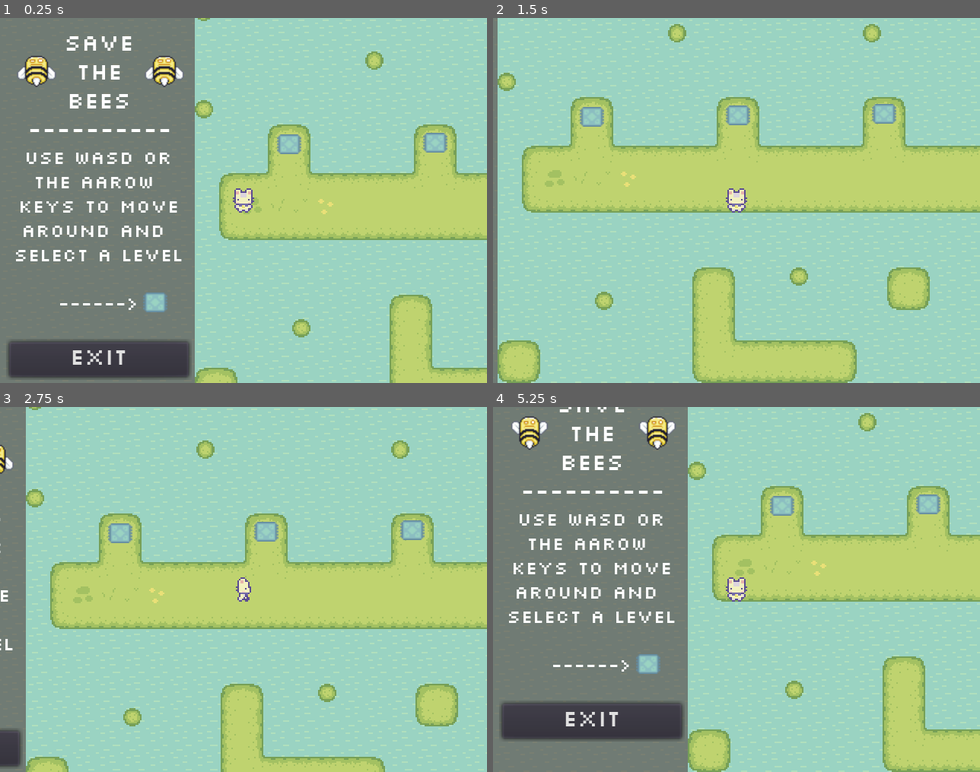
Above: before the commit, frames 1-4 (two rows, left to right).
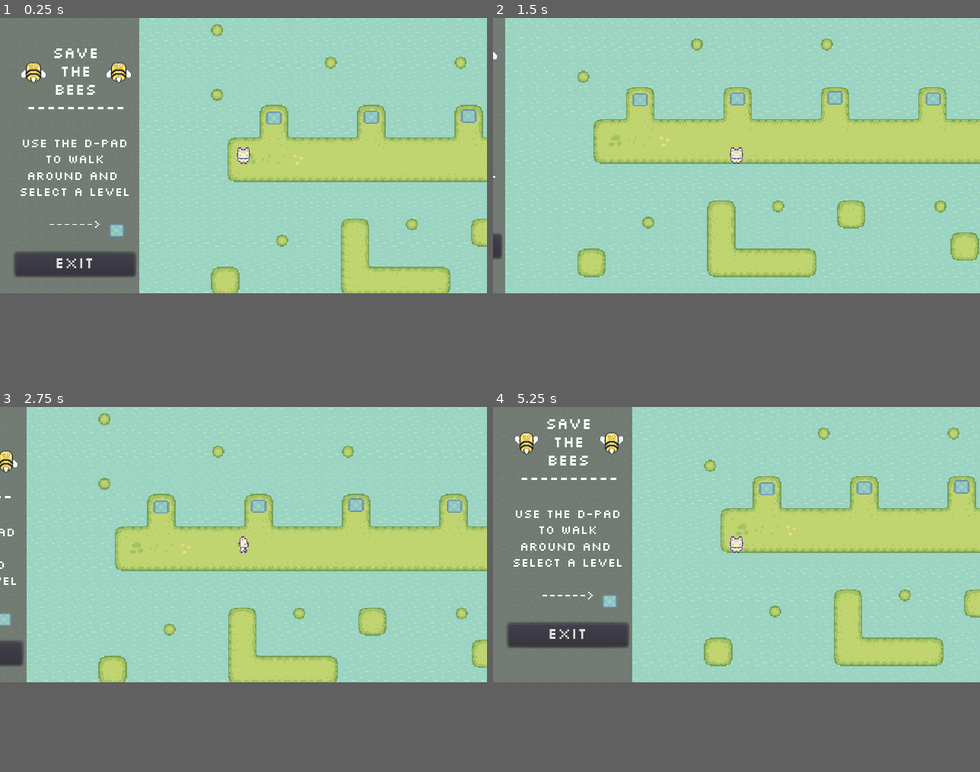
Above: after the commit, the same moments.

Repository: NathanKewley/godot_save_the_bees
Game: Godot game, scene res://scenes/levelSelect.tscn
The game is run twice, just before and just after one commit, with the same random seed, the same clock (stepped at 60 frames per second) and the same inputs.
Inputs:
- Up to frame 1 (0.25 s): no input
- Up to frame 2 (1.5 s): hold D (move_right) 0.53-1.28 s; hold S (move_down) from 1.28 s (still down)
- Up to frame 3 (2.75 s): tap Enter at 2 s; release S (move_down) at 2.03 s; hold D (move_right) from 2.03 s (still down)
- Up to frame 4 (5.25 s): release D (move_right) at 2.78 s; hold W (move_up) 2.78-3.53 s; hold A (move_left) 3.53-5.03 s; tap R (restart_level) at 5 s; hold S (move_down) from 5.03 s (still down)
In our replay, the window is 640x480 before the commit and 640x362 after it. These sizes can differ from the game's own. Grey fills any space a smaller window leaves; there, only what the larger window draws over its background counts as a difference.

The runs differ from the first frame. In frame 1, 45% of the frame differs, in the area x 0-100%, y 0-100%; in frame 2, 36%; in frame 3, 35%; in frame 4, 46%.

Commit message:
it works on psp omg

Diff:
--- a/project.godot
+++ b/project.godot
@@ -26,12 +26,17 @@
 
 [display]
 
-window/size/width=320
-window/size/height=240
+window/size/width=480
+window/size/height=272
 window/size/test_width=640
 window/size/test_height=480
 window/stretch/mode="2d"
 window/stretch/aspect="keep"
+
+[global]
+
+emulate=false
+version=false
 
 [gui]
 
@@ -43,37 +48,51 @@
 "deadzone": 0.5,
 "events": [ Object(InputEventKey,"resource_local_to_scene":false,"resource_name":"","device":0,"alt":false,"shift":false,"control":false,"meta":false,"command":false,"pressed":false,"scancode":0,"physical_scancode":87,"unicode":0,"echo":false,"script":null)
 , Object(InputEventKey,"resource_local_to_scene":false,"resource_name":"","device":0,"alt":false,"shift":false,"control":false,"meta":false,"command":false,"pressed":false,"scancode":0,"physical_scancode":16777232,"unicode":0,"echo":false,"script":null)
+, Object(InputEventJoypadButton,"resource_local_to_scene":false,"resource_name":"","device":0,"button_index":12,"pressure":0.0,"pressed":false,"script":null)
  ]
 }
 move_left={
 "deadzone": 0.5,
 "events": [ Object(InputEventKey,"resource_local_to_scene":false,"resource_name":"","device":0,"alt":false,"shift":false,"control":false,"meta":false,"command":false,"pressed":false,"scancode":0,"physical_scancode":65,"unicode":0,"echo":false,"script":null)
 , Object(InputEventKey,"resource_local_to_scene":false,"resource_name":"","device":0,"alt":false,"shift":false,"control":false,"meta":false,"command":false,"pressed":false,"scancode":0,"physical_scancode":16777231,"unicode":0,"echo":false,"script":null)
+, Object(InputEventJoypadButton,"resource_local_to_scene":false,"resource_name":"","device":0,"button_index":14,"pressure":0.0,"pressed":false,"script":null)
  ]
 }
 move_right={
 "deadzone": 0.5,
 "events": [ Object(InputEventKey,"resource_local_to_scene":false,"resource_name":"","device":0,"alt":false,"shift":false,"control":false,"meta":false,"command":false,"pressed":false,"scancode":0,"physical_scancode":68,"unicode":0,"echo":false,"script":null)
 , Object(InputEventKey,"resource_local_to_scene":false,"resource_name":"","device":0,"alt":false,"shift":false,"control":false,"meta":false,"command":false,"pressed":false,"scancode":0,"physical_scancode":16777233,"unicode":0,"echo":false,"script":null)
+, Object(InputEventJoypadButton,"resource_local_to_scene":false,"resource_name":"","device":0,"button_index":15,"pressure":0.0,"pressed":false,"script":null)
  ]
 }
 move_down={
 "deadzone": 0.5,
 "events": [ Object(InputEventKey,"resource_local_to_scene":false,"resource_name":"","device":0,"alt":false,"shift":false,"control":false,"meta":false,"command":false,"pressed":false,"scancode":0,"physical_scancode":83,"unicode":0,"echo":false,"script":null)
 , Object(InputEventKey,"resource_local_to_scene":false,"resource_name":"","device":0,"alt":false,"shift":false,"control":false,"meta":false,"command":false,"pressed":false,"scancode":0,"physical_scancode":16777234,"unicode":0,"echo":false,"script":null)
+, Object(InputEventJoypadButton,"resource_local_to_scene":false,"resource_name":"","device":0,"button_index":13,"pressure":0.0,"pressed":false,"script":null)
  ]
 }
 restart_level={
 "deadzone": 0.5,
 "events": [ Object(InputEventKey,"resource_local_to_scene":false,"resource_name":"","device":0,"alt":false,"shift":false,"control":false,"meta":false,"command":false,"pressed":false,"scancode":0,"physical_scancode":82,"unicode":0,"echo":false,"script":null)
 , Object(InputEventKey,"resource_local_to_scene":false,"resource_name":"","device":0,"alt":false,"shift":false,"control":false,"meta":false,"command":false,"pressed":false,"scancode":0,"physical_scancode":16777221,"unicode":0,"echo":false,"script":null)
+, Object(InputEventJoypadButton,"resource_local_to_scene":false,"resource_name":"","device":0,"button_index":10,"pressure":0.0,"pressed":false,"script":null)
  ]
 }
 reverse_time={
 "deadzone": 0.5,
 "events": [ Object(InputEventKey,"resource_local_to_scene":false,"resource_name":"","device":0,"alt":false,"shift":false,"control":false,"meta":false,"command":false,"pressed":false,"scancode":0,"physical_scancode":16777237,"unicode":0,"echo":false,"script":null)
+, Object(InputEventJoypadButton,"resource_local_to_scene":false,"resource_name":"","device":0,"button_index":11,"pressure":0.0,"pressed":false,"script":null)
  ]
 }
+
+[input_devices]
+
+pointing/emulate_touch_from_mouse=true
+
+[param_sfo]
+
+title=false
 
 [physics]
 
@@ -81,4 +100,7 @@
 
 [rendering]
 
+quality/driver/driver_name="GLES2"
+quality/driver/fallback_to_gles2=true
+vram_compression/import_etc=true
 environment/default_environment="res://default_env.tres"
--- a/scenes/levelSelect.tscn
+++ b/scenes/levelSelect.tscn
@@ -627,10 +627,10 @@
 current = true
 
 [node name="ColorRect" type="ColorRect" parent="."]
-margin_left = -191.0
-margin_top = -57.0
-margin_right = 2.0
-margin_bottom = 329.0
+margin_left = -262.0
+margin_top = -54.0
+margin_right = -69.0
+margin_bottom = 332.0
 color = Color( 0.333333, 0.25098, 0.25098, 0.6 )
 
 [node name="back_Button" type="Button" parent="ColorRect"]
@@ -662,13 +662,12 @@
 
 [node name="InitialInstructions" type="Label" parent="ColorRect"]
 margin_left = 68.0
-margin_top = 139.0
+margin_top = 152.0
 margin_right = 191.0
-margin_bottom = 255.0
+margin_bottom = 268.0
 custom_fonts/font = SubResource( 17 )
-text = "Use WASD or
-The Aarow
-keys to move
+text = "Use the D-PAD
+To walk
 around and
 select a level
 
@@ -677,7 +676,7 @@
 uppercase = true
 
 [node name="ButtonBlue" parent="ColorRect/InitialInstructions" instance=ExtResource( 6 )]
-position = Vector2( 99, 101 )
+position = Vector2( 103, 92 )
 
 [connection signal="pressed" from="TileMap/level_switch1" to="." method="_on_level_switch1_pressed"]
 [connection signal="unpressed" from="TileMap/level_switch1" to="." method="_on_level_switch1_unpressed"]
--- a/scenes/objects/Player.tscn
+++ b/scenes/objects/Player.tscn
@@ -2,38 +2,6 @@
 
 [ext_resource path="res://assets/gfx/player.png" type="Texture" id=1]
 [ext_resource path="res://scripts/Player.gd" type="Script" id=2]
-
-[sub_resource type="AtlasTexture" id=2]
-atlas = ExtResource( 1 )
-region = Rect2( 0, 0, 48, 48 )
-
-[sub_resource type="AtlasTexture" id=3]
-atlas = ExtResource( 1 )
-region = Rect2( 48, 0, 48, 48 )
-
-[sub_resource type="AtlasTexture" id=4]
-atlas = ExtResource( 1 )
-region = Rect2( 96, 0, 48, 48 )
-
-[sub_resource type="AtlasTexture" id=5]
-atlas = ExtResource( 1 )
-region = Rect2( 144, 0, 48, 48 )
-
-[sub_resource type="AtlasTexture" id=17]
-atlas = ExtResource( 1 )
-region = Rect2( 0, 96, 48, 48 )
-
-[sub_resource type="AtlasTexture" id=18]
-atlas = ExtResource( 1 )
-region = Rect2( 48, 96, 48, 48 )
-
-[sub_resource type="AtlasTexture" id=19]
-atlas = ExtResource( 1 )
-region = Rect2( 96, 96, 48, 48 )
-
-[sub_resource type="AtlasTexture" id=20]
-atlas = ExtResource( 1 )
-region = Rect2( 144, 96, 48, 48 )
 
 [sub_resource type="AtlasTexture" id=21]
 atlas = ExtResource( 1 )
@@ -67,18 +35,40 @@
 atlas = ExtResource( 1 )
 region = Rect2( 144, 48, 48, 48 )
 
+[sub_resource type="AtlasTexture" id=17]
+atlas = ExtResource( 1 )
+region = Rect2( 0, 96, 48, 48 )
+
+[sub_resource type="AtlasTexture" id=18]
+atlas = ExtResource( 1 )
+region = Rect2( 48, 96, 48, 48 )
+
+[sub_resource type="AtlasTexture" id=19]
+atlas = ExtResource( 1 )
+region = Rect2( 96, 96, 48, 48 )
+
+[sub_resource type="AtlasTexture" id=20]
+atlas = ExtResource( 1 )
+region = Rect2( 144, 96, 48, 48 )
+
+[sub_resource type="AtlasTexture" id=2]
+atlas = ExtResource( 1 )
+region = Rect2( 0, 0, 48, 48 )
+
+[sub_resource type="AtlasTexture" id=3]
+atlas = ExtResource( 1 )
+region = Rect2( 48, 0, 48, 48 )
+
+[sub_resource type="AtlasTexture" id=4]
+atlas = ExtResource( 1 )
+region = Rect2( 96, 0, 48, 48 )
+
+[sub_resource type="AtlasTexture" id=5]
+atlas = ExtResource( 1 )
+region = Rect2( 144, 0, 48, 48 )
+
 [sub_resource type="SpriteFrames" id=16]
 animations = [ {
-"frames": [ SubResource( 2 ), SubResource( 3 ), SubResource( 4 ), SubResource( 5 ) ],
-"loop": true,
-"name": "walk_down",
-"speed": 5.0
-}, {
-"frames": [ SubResource( 17 ), SubResource( 18 ), SubResource( 19 ), SubResource( 20 ) ],
-"loop": true,
-"name": "walk_left",
-"speed": 5.0
-}, {
 "frames": [ SubResource( 21 ), SubResource( 22 ), SubResource( 23 ), SubResource( 24 ) ],
 "loop": true,
 "name": "walk_right",
@@ -87,6 +77,16 @@
 "frames": [ SubResource( 25 ), SubResource( 26 ), SubResource( 27 ), SubResource( 28 ) ],
 "loop": true,
 "name": "walk_up",
+"speed": 5.0
+}, {
+"frames": [ SubResource( 17 ), SubResource( 18 ), SubResource( 19 ), SubResource( 20 ) ],
+"loop": true,
+"name": "walk_left",
+"speed": 5.0
+}, {
+"frames": [ SubResource( 2 ), SubResource( 3 ), SubResource( 4 ), SubResource( 5 ) ],
+"loop": true,
+"name": "walk_down",
 "speed": 5.0
 } ]
 
--- a/scenes/objects/PlayerGhost.tscn
+++ b/scenes/objects/PlayerGhost.tscn
@@ -2,46 +2,6 @@
 
 [ext_resource path="res://scripts/PlayerGhost.gd" type="Script" id=1]
 [ext_resource path="res://assets/gfx/player_ghost.png" type="Texture" id=2]
-
-[sub_resource type="AtlasTexture" id=30]
-flags = 4
-atlas = ExtResource( 2 )
-region = Rect2( 0, 0, 48, 48 )
-
-[sub_resource type="AtlasTexture" id=31]
-flags = 4
-atlas = ExtResource( 2 )
-region = Rect2( 48, 0, 48, 48 )
-
-[sub_resource type="AtlasTexture" id=32]
-flags = 4
-atlas = ExtResource( 2 )
-region = Rect2( 96, 0, 48, 48 )
-
-[sub_resource type="AtlasTexture" id=33]
-flags = 4
-atlas = ExtResource( 2 )
-region = Rect2( 144, 0, 48, 48 )
-
-[sub_resource type="AtlasTexture" id=34]
-flags = 4
-atlas = ExtResource( 2 )
-region = Rect2( 0, 96, 48, 48 )
-
-[sub_resource type="AtlasTexture" id=35]
-flags = 4
-atlas = ExtResource( 2 )
-region = Rect2( 48, 96, 48, 48 )
-
-[sub_resource type="AtlasTexture" id=36]
-flags = 4
-atlas = ExtResource( 2 )
-region = Rect2( 96, 96, 48, 48 )
-
-[sub_resource type="AtlasTexture" id=37]
-flags = 4
-atlas = ExtResource( 2 )
-region = Rect2( 144, 96, 48, 48 )
 
 [sub_resource type="AtlasTexture" id=38]
 flags = 4
@@ -83,18 +43,48 @@
 atlas = ExtResource( 2 )
 region = Rect2( 144, 48, 48, 48 )
 
+[sub_resource type="AtlasTexture" id=34]
+flags = 4
+atlas = ExtResource( 2 )
+region = Rect2( 0, 96, 48, 48 )
+
+[sub_resource type="AtlasTexture" id=35]
+flags = 4
+atlas = ExtResource( 2 )
+region = Rect2( 48, 96, 48, 48 )
+
+[sub_resource type="AtlasTexture" id=36]
+flags = 4
+atlas = ExtResource( 2 )
+region = Rect2( 96, 96, 48, 48 )
+
+[sub_resource type="AtlasTexture" id=37]
+flags = 4
+atlas = ExtResource( 2 )
+region = Rect2( 144, 96, 48, 48 )
+
+[sub_resource type="AtlasTexture" id=30]
+flags = 4
+atlas = ExtResource( 2 )
+region = Rect2( 0, 0, 48, 48 )
+
+[sub_resource type="AtlasTexture" id=31]
+flags = 4
+atlas = ExtResource( 2 )
+region = Rect2( 48, 0, 48, 48 )
+
+[sub_resource type="AtlasTexture" id=32]
+flags = 4
+atlas = ExtResource( 2 )
+region = Rect2( 96, 0, 48, 48 )
+
+[sub_resource type="AtlasTexture" id=33]
+flags = 4
+atlas = ExtResource( 2 )
+region = Rect2( 144, 0, 48, 48 )
+
 [sub_resource type="SpriteFrames" id=16]
 animations = [ {
-"frames": [ SubResource( 30 ), SubResource( 31 ), SubResource( 32 ), SubResource( 33 ) ],
-"loop": true,
-"name": "walk_down",
-"speed": 5.0
-}, {
-"frames": [ SubResource( 34 ), SubResource( 35 ), SubResource( 36 ), SubResource( 37 ) ],
-"loop": true,
-"name": "walk_left",
-"speed": 5.0
-}, {
 "frames": [ SubResource( 38 ), SubResource( 39 ), SubResource( 40 ), SubResource( 41 ) ],
 "loop": true,
 "name": "walk_right",
@@ -103,6 +93,16 @@
 "frames": [ SubResource( 42 ), SubResource( 43 ), SubResource( 44 ), SubResource( 45 ) ],
 "loop": true,
 "name": "walk_up",
+"speed": 5.0
+}, {
+"frames": [ SubResource( 34 ), SubResource( 35 ), SubResource( 36 ), SubResource( 37 ) ],
+"loop": true,
+"name": "walk_left",
+"speed": 5.0
+}, {
+"frames": [ SubResource( 30 ), SubResource( 31 ), SubResource( 32 ), SubResource( 33 ) ],
+"loop": true,
+"name": "walk_down",
 "speed": 5.0
 } ]
 
--- a/scripts/Player.gd
+++ b/scripts/Player.gd
@@ -125,3 +125,28 @@
 	var rock = get_slide_collision(0).collider as Rock
 	if rock:
 		rock.push(velocity)
+
+# Handle Touchscreen Input Events
+func _on_TouchScreenButtonRight_pressed():
+	Input.action_press("move_right")
+
+func _on_TouchScreenButtonRight_released():
+	Input.action_release("move_right")
+
+func _on_TouchScreenButtonLeft_pressed():
+	Input.action_press("move_left")
+
+func _on_TouchScreenButtonLeft_released():
+	Input.action_release("move_left")
+
+func _on_TouchScreenButtonUp_pressed():
+	Input.action_press("move_up")
+
+func _on_TouchScreenButtonUp_released():
+	Input.action_release("move_up")
+
+func _on_TouchScreenButtonDown_pressed():
+	Input.action_press("move_down")
+
+func _on_TouchScreenButtonDown_released():
+	Input.action_release("move_down")
Binary file changed: assets/gfx/GUI.png
Binary file changed: assets/gfx/Grass.png
Binary file changed: assets/gfx/Water.png
Binary file changed: assets/gfx/blue_bridge.png
Binary file changed: assets/gfx/breaking_bridge.png
Binary file changed: assets/gfx/button_blue.png
Binary file changed: assets/gfx/button_green.png
Binary file changed: assets/gfx/button_red.png
Binary file changed: assets/gfx/play_button.png
Binary file changed: assets/gfx/player.png
Binary file changed: assets/gfx/player_ghost.png
Binary file changed: assets/gfx/red_bridge.png
(and 23 more such lines)
